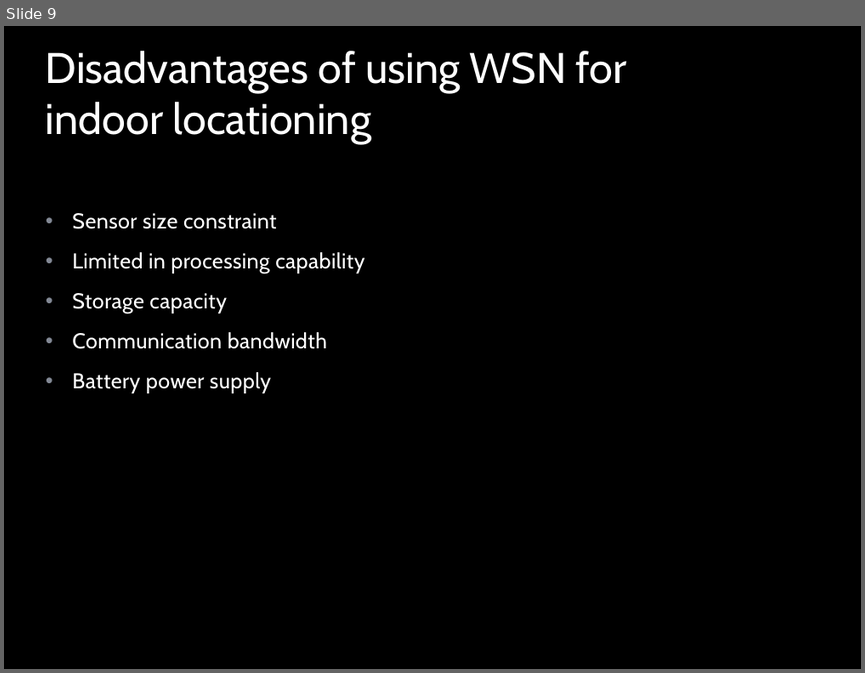
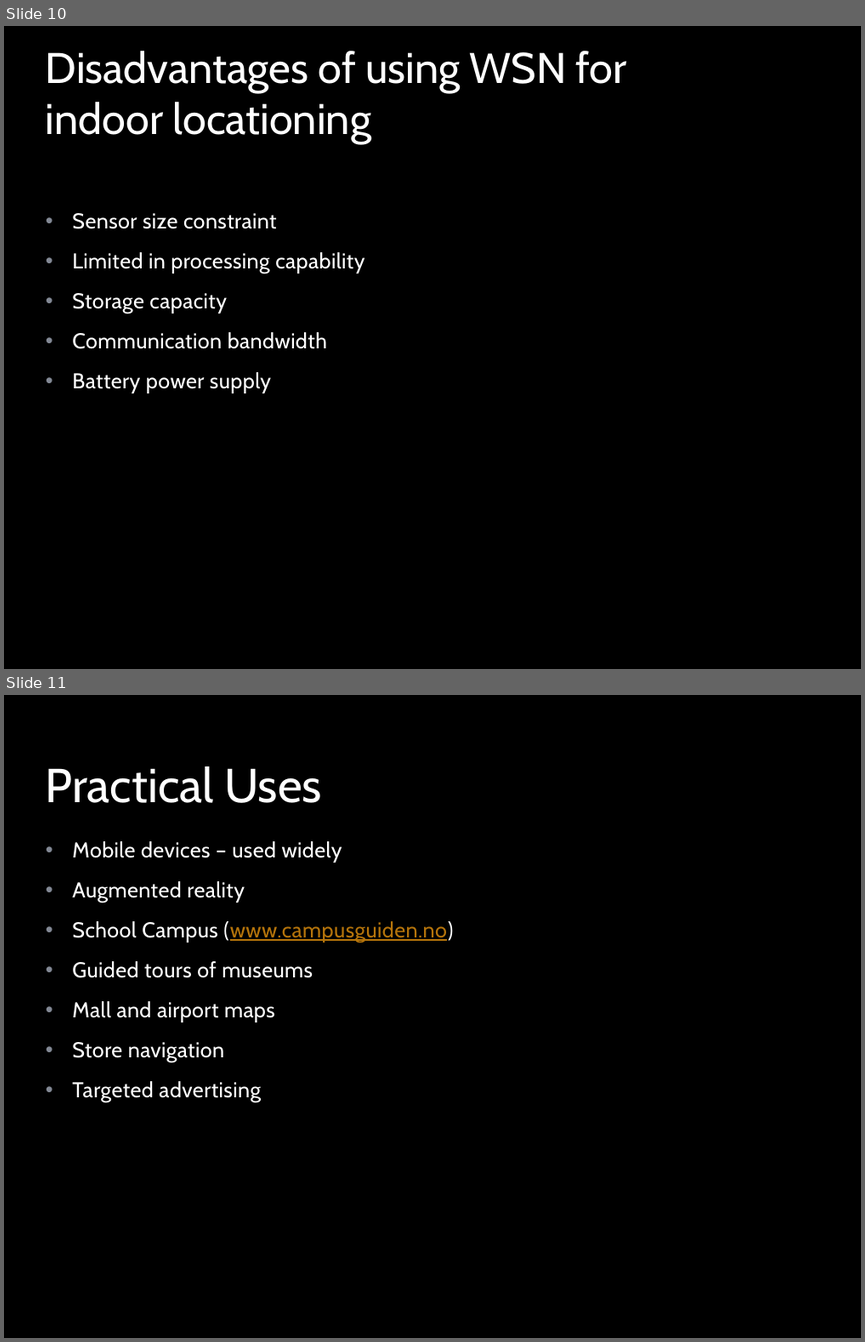
Before and after one commit to muadibbm/WifiIP, a slide deck: ppt/Indoor Locationing.pptx. Shown one above the other, each under a label of ours: slide 9 before the commit, slides 10 and 11 after it. The pictures are 865x673 and 865x1342 pixels, drawn with LibreOffice and Linux fonts; fonts in the diff are those of the drawing; background and template pictures are left out. Boxes give left, top, right and bottom in pixels: in the first picture for what was removed or moved away, otherwise in the second. Text is boxed around its words. In the diff, an @@ line names an element or a change of style, - is before the commit and + after.

```diff
--- a/ppt/Indoor Locationing.pptx
+++ b/ppt/Indoor Locationing.pptx
@@ slide 11 added at (4,695,861,1338), background picture (left out); not listed: 1 template element that a slide beside it also shows @@
@@ title added at (46,766,322,803), 40 pt, text #FFFFFF @@
+Practical Uses
@@ text added at (72,841,453,1102), 18 pt, text #FFFFFF @@
+• Mobile devices – used widely
+• Augmented reality
+• School Campus (www.campusguiden.no)
+• Guided tours of museums
+• Mall and airport maps
+• Store navigation
+• Targeted advertising
@@ what was slide 9 is now slide 10 @@
```
Also in this commit, not shown: 1 slide changed, 2 other slides added.
